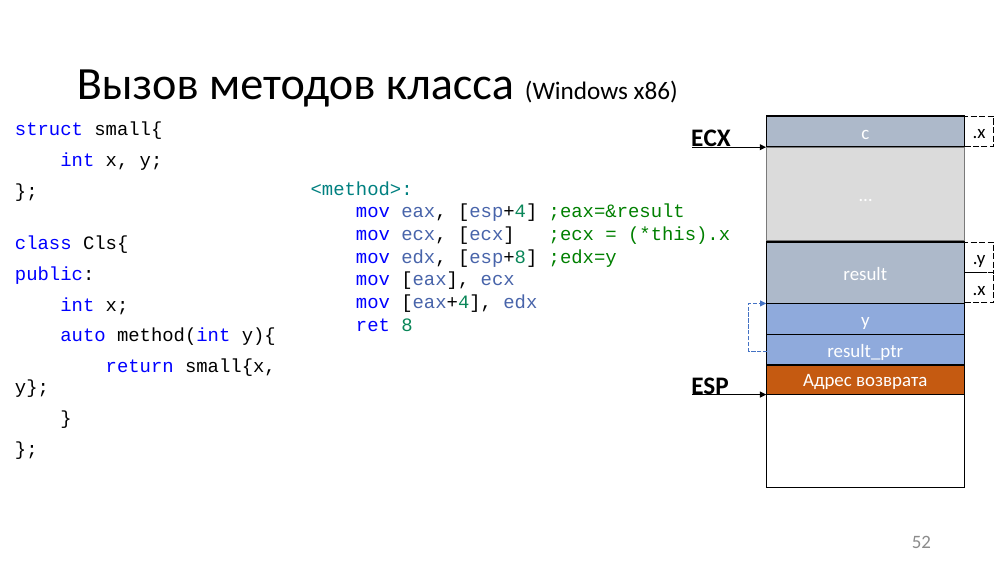
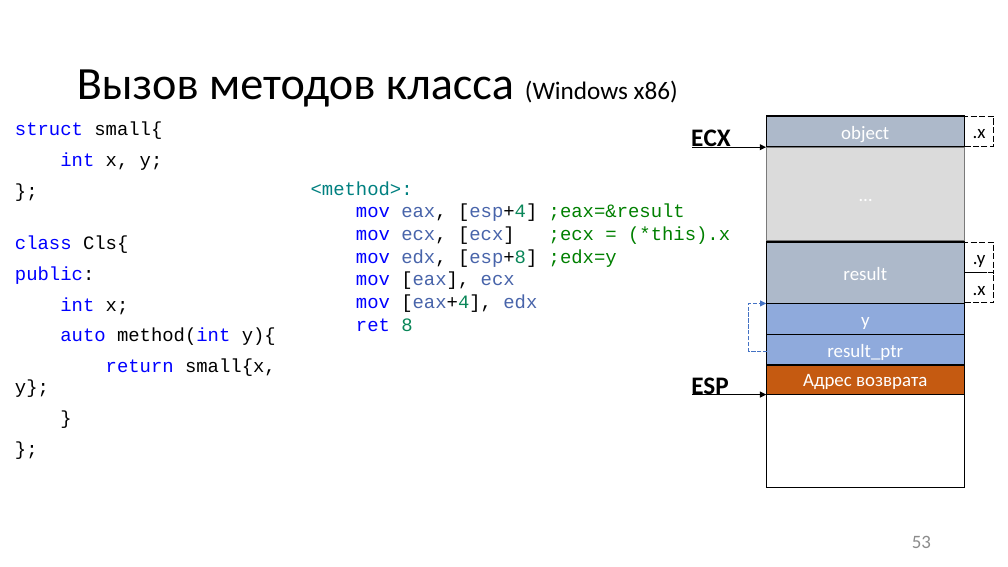
Before and after one commit to itsecd/low-level-programming, a slide deck: slide 53 of Lectures/3.Calling_conventions/Lecture3.pptx (slide 52 before the commit). Drawn at 1008x567 pixels with LibreOffice and Linux fonts; fonts in the diff are those of the drawing. Boxes give left, top, right and bottom in pixels: in the first picture for what was removed or moved away, otherwise in the second. Text is boxed around its words. In the diff, an @@ line names an element or a change of style, - is before the commit and + after.

```diff
--- a/Lectures/3.Calling_conventions/Lecture3.pptx
+++ b/Lectures/3.Calling_conventions/Lecture3.pptx
@@ text in rectangle at bbox=[841, 126, 889, 142]: text changed @@
-c
+object
@@ page number at bbox=[912, 536, 931, 548]: text changed @@
-52
+53
```
Also in this commit, not shown: 17 other slides changed, 1 slide added, 9 other files.
